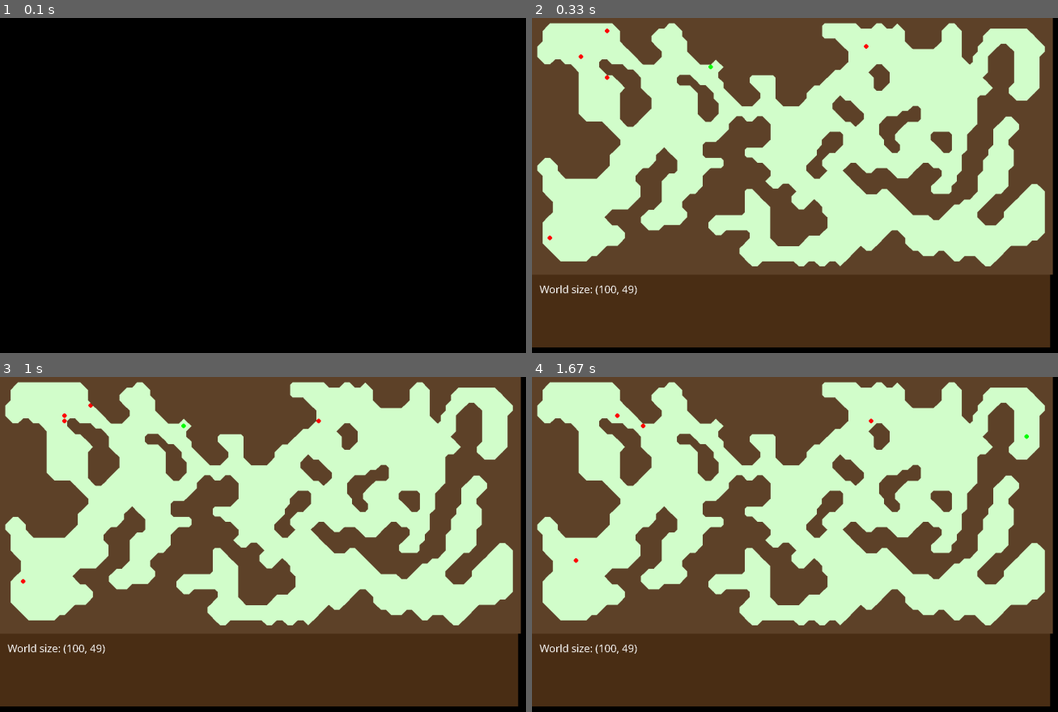
Above: before the commit, frames 1-4 (two rows, left to right).
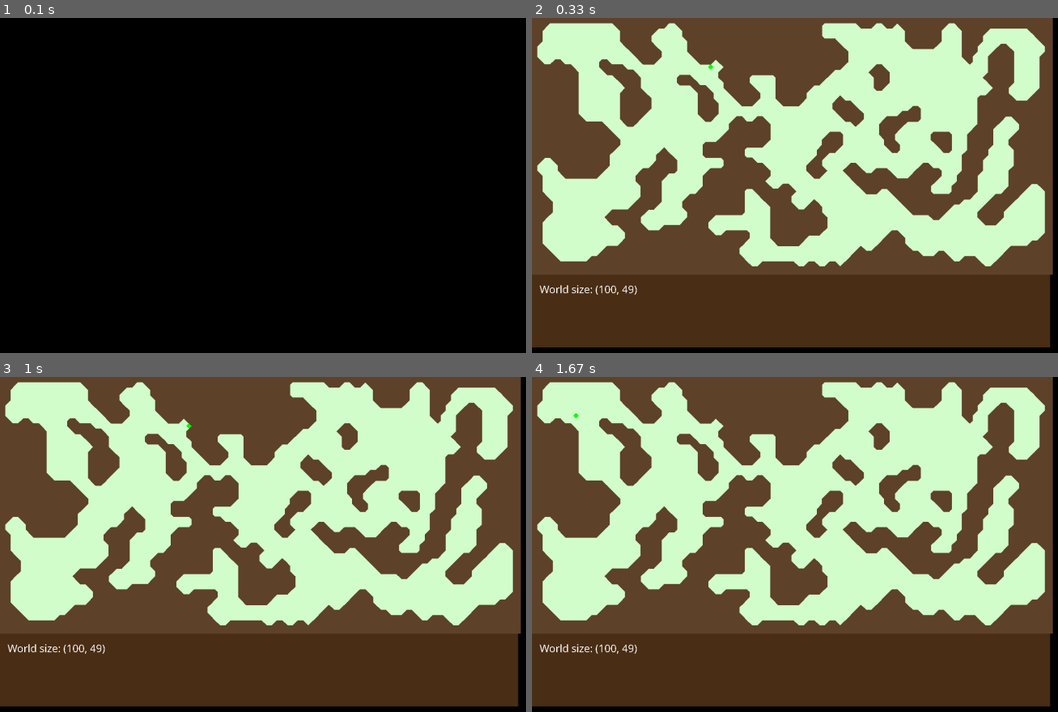
Above: after the commit, the same moments.

Repository: rahul38888/Caves
Game: pygame game, started from __init__.py
Two runs of this game, one before a commit and one after it. Both use one fixed random seed, a clock stepped at 60 frames per second and the inputs below.
Inputs:
- Up to frame 1 (0.1 s): no input
- Up to frame 2 (0.33 s): no input
- Up to frame 3 (1 s): hold Right 0.33-0.8 s; hold Up from 0.83 s (still down); tap Space at 0.9 s
- Up to frame 4 (1.67 s): release Up at 1.27 s; hold Right from 1.3 s (still down); tap Space at 1.37 s

Frame 1 is identical in both runs. In frame 2, less than 0.1% of the frame differs, in the area x 2-64%, y 3-67%; in frame 3, less than 0.1%, in the area x 3-62%, y 7-62%; in frame 4, less than 0.1%.

Commit message:
player control with long key press movemnet enabled

Diff:
--- a/src/app.py
+++ b/src/app.py
@@ -2,6 +2,7 @@
 
 import pygame
 
+from datahandler.entities import Enemy, Player, Direction
 from datahandler.layout import Layout
 from render.renderdatagenerator import render_data
 from scripts.pathfindingapp import PathFindingApp
@@ -34,49 +35,71 @@
 
         self.pathfinderapp = PathFindingApp(layout=self.cave.layout, pathfinder=PathFinder())
 
-        self.player = self.pathfinderapp.move_target()
-        self.no_of_enemies = 5
-        self.enemies = []
-        for i in range(self.no_of_enemies):
-            enemy = self.pathfinderapp.new_follower(ignore=[self.player]+self.enemies)
-            if enemy:
-                self.enemies.append(enemy)
+        self.player = Player(self.pathfinderapp.move_target())
+        self.no_of_enemies = 0
+        self.enemies = self.init_enmies(self.no_of_enemies, speed=2)
 
         self.renderEngine = self.init()
+
+    def init_enmies(self, count: int, speed: int):
+        enemies = []
+        for i in range(count):
+            enemy_pos = self.pathfinderapp.new_follower(
+                ignore=[self.player.position]+list(map(lambda p: p.position,enemies)))
+            if enemy_pos:
+                enemies.append(Enemy(enemy_pos, speed=speed))
+        return enemies
 
     def keymapHandler(self):
         def keymap(event):
             if event.type == pygame.KEYDOWN and event.key == pygame.K_SPACE:
-                self.player = self.pathfinderapp.move_target()
+                self.player.position = self.pathfinderapp.move_target(
+                    ignore=[self.player.position] + list(map(lambda e: e.position,self.enemies)))
+                self.player.directions = [Direction.NONE, Direction.NONE, Direction.NONE, Direction.NONE]
 
-            player_moved = False
-            new_position = self.player
-            if event.type == pygame.KEYDOWN and event.key == pygame.K_UP:
-                new_position = (new_position[0], new_position[1]-1)
-                player_moved = True
-            if event.type == pygame.KEYDOWN and event.key == pygame.K_RIGHT:
-                new_position = (new_position[0]+1, new_position[1])
-                player_moved = True
-            if event.type == pygame.KEYDOWN and event.key == pygame.K_DOWN:
-                new_position = (new_position[0], new_position[1]+1)
-                player_moved = True
-            if event.type == pygame.KEYDOWN and event.key == pygame.K_LEFT:
-                new_position = (new_position[0]-1, new_position[1])
-                player_moved = True
-
-            if player_moved:
-                pos = self.pathfinderapp.move_target(position=new_position)
-                if pos:
-                    self.player = pos
+            if (event.type == pygame.KEYDOWN or event.type == pygame.KEYUP):
+                if event.key == pygame.K_UP:
+                    if event.type == pygame.KEYDOWN:
+                        self.player.directions[0] = Direction.UP
+                    elif event.type == pygame.KEYUP:
+                        self.player.directions[0] = Direction.NONE
+                if event.key == pygame.K_RIGHT:
+                    if event.type == pygame.KEYDOWN:
+                        self.player.directions[1] = Direction.RIGHT
+                    elif event.type == pygame.KEYUP:
+                        self.player.directions[1] = Direction.NONE
+                if event.key == pygame.K_DOWN:
+                    if event.type == pygame.KEYDOWN:
+                        self.player.directions[2] = Direction.DOWN
+                    elif event.type == pygame.KEYUP:
+                        self.player.directions[2] = Direction.NONE
+                if event.key == pygame.K_LEFT:
+                    if event.type == pygame.KEYDOWN:
+                        self.player.directions[3] = Direction.LEFT
+                    elif event.type == pygame.KEYUP:
+                        self.player.directions[3] = Direction.NONE
 
         return keymap
 
     def updateHandler(self):
         def update():
+            new_position = self.player.position
+            pos = None
+            for dir in self.player.directions:
+                pos = new_position[0] + dir.value[0], new_position[1] + dir.value[1]
+                pos = self.pathfinderapp.move_target(position=pos)
+                if not pos:
+                    pos = new_position
+                else:
+                    new_position = pos
+
+            if pos:
+                self.player.position = pos
+
             for i in range(len(self.enemies)):
-                next_step = self.pathfinderapp.get_next_step(self.enemies[i])
-                if next_step is not self.player:
-                    self.enemies[i] = next_step
+                next_step = self.pathfinderapp.get_next_step(self.enemies[i].position)
+                if next_step is not self.player.position:
+                    self.enemies[i].position = next_step
 
         return update
 
@@ -95,13 +118,15 @@
 
             if self.player:
                 color = (0, 255, 0)
-                x, y = self.player
-                pygame.draw.circle(display, color, ((x+0.5) * self.sq_width, (y+0.5) * self.sq_width), self.sq_width/2, width=0)
+                x, y = self.player.position
+                pygame.draw.circle(display, color,
+                                   ((x+0.5) * self.sq_width, (y+0.5) * self.sq_width), self.sq_width/2, width=0)
             if self.enemies:
                 color = (255, 0, 0)
                 for enemy in self.enemies:
-                    x, y = enemy
-                    pygame.draw.circle(display, color, ((x+0.5) * self.sq_width, (y+0.5) * self.sq_width), self.sq_width/2, width=0)
+                    x, y = enemy.position
+                    pygame.draw.circle(display, color,
+                                       ((x+0.5) * self.sq_width, (y+0.5) * self.sq_width), self.sq_width/2, width=0)
 
             for i in range(len(triangles)):
                 tri = triangles[i]
--- /dev/null
+++ b/src/datahandler/entities.py
@@ -0,0 +1,35 @@
+import enum
+
+import pygame
+
+
+class Player:
+    def __init__(self, initial_pos: tuple):
+        self.position = initial_pos
+        self.directions: list = [Direction.NONE, Direction.NONE, Direction.NONE, Direction.NONE]
+
+
+class Enemy:
+    def __init__(self, initial_pos: tuple, speed: int):
+        self.position = initial_pos
+
+
+class Direction(enum.Enum):
+    NONE = (0, 0)
+
+    UP = (0, -1)
+    # UP_LEFT = (-1, -1)
+    LEFT = (-1, 0)
+    # DOWN_LEFT = (-1, 1)
+    DOWN = (0, 1)
+    # DOWN_RIGHT = (1, 1)
+    RIGHT = (1, 0)
+    # UP_RIGHT = (1, -1)
+
+
+PLAYER_KEY_MAP = {
+    pygame.K_UP: Direction.UP,
+    pygame.K_RIGHT: Direction.RIGHT,
+    pygame.K_DOWN: Direction.DOWN,
+    pygame.K_LEFT: Direction.LEFT
+}
--- a/src/scripts/pathfindingapp.py
+++ b/src/scripts/pathfindingapp.py
@@ -16,7 +16,7 @@
 
         self.pathfinder.recalculate(target[0], target[1], self.layout)
 
-    def move_target(self, position: tuple = None):
+    def move_target(self, position: tuple = None, ignore: list = []):
         target = self.layout.move_target(position=position)
         if target:
             self.recalculate(target)
